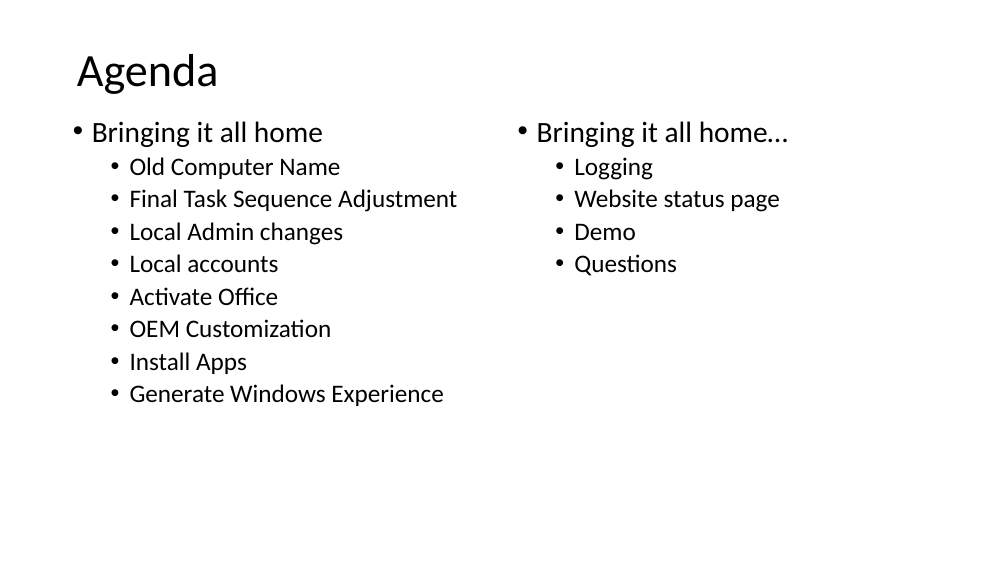
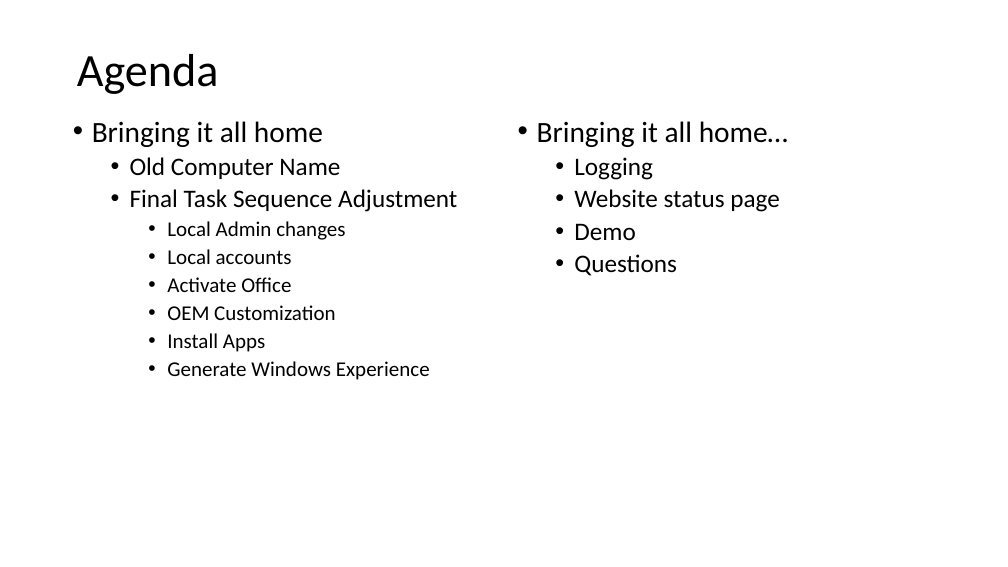
Before and after one commit to fydexx/HECC-2018, a slide deck: slide 2 of Part_02/Section03.pptx. Drawn at 1008x567 pixels with LibreOffice and Linux fonts; fonts in the diff are those of the drawing. Boxes give left, top, right and bottom in pixels: in the first picture for what was removed or moved away, otherwise in the second. Text is boxed around its words. In the diff, an @@ line names an element or a change of style, - is before the commit and + after.

```diff
--- a/Part_02/Section03.pptx
+++ b/Part_02/Section03.pptx
@@ text at [167,221,430,380]: size 24 to 20 pt in "Local Admin changes", "Local accounts", "Activate Office", "OEM Customization" and 2 more places; list level 2 to 3 in "Local Admin changes"; list level 2 to 3 in "Local accounts"; list level 2 to 3 in "Activate Office"; list level 2 to 3 in "OEM Customization"; list level 2 to 3 in "Install Apps"; list level 2 to 3 in "Generate Windows Experience" @@
```
Also in this commit, not shown: 3 slides added.
